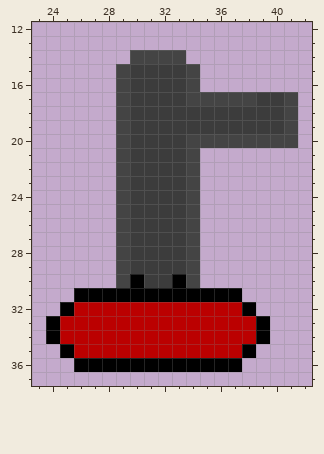
One commit to this pixel-art file: AsepriteAssets/Pressure Pump 9.aseprite. That is the earlier state.
64x64 pixels, 1 frame. Colours within 5 levels of each other are drawn and written as one. Shown: x 23..42, y 12..37.
The result:
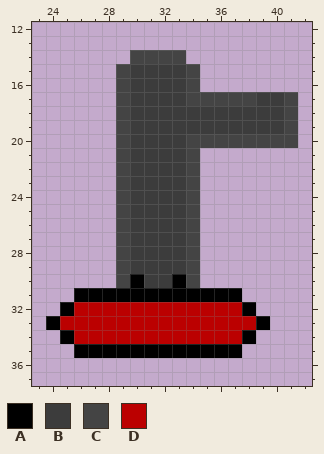
Palette (. is transparent): A #000000  B #3c3c3c  C #444444  D #bb0000
The edit:
@@ x 23..42 @@
 33 .ADDDDDDDDDDDDDDA...
-34 .ADDDDDDDDDDDDDDA...
-35 ..ADDDDDDDDDDDDA....
-36 ...AAAAAAAAAAAA.....
+34 ..ADDDDDDDDDDDDA....
+35 ...AAAAAAAAAAAA.....
+36 ....................
 37 ....................
Where, in picture pixels (left, top, right, bottom), the same in both pictures:
changed: (46, 330, 270, 372)
